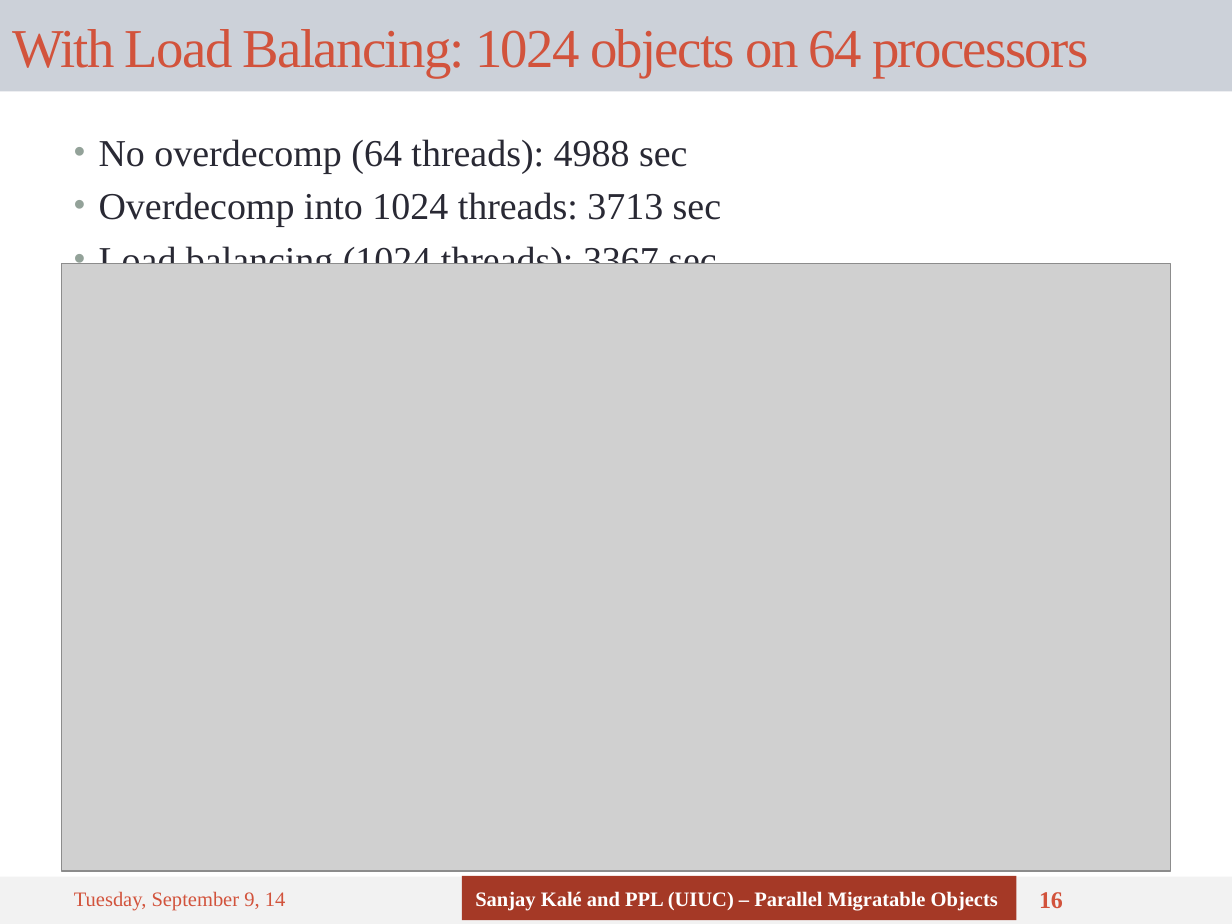
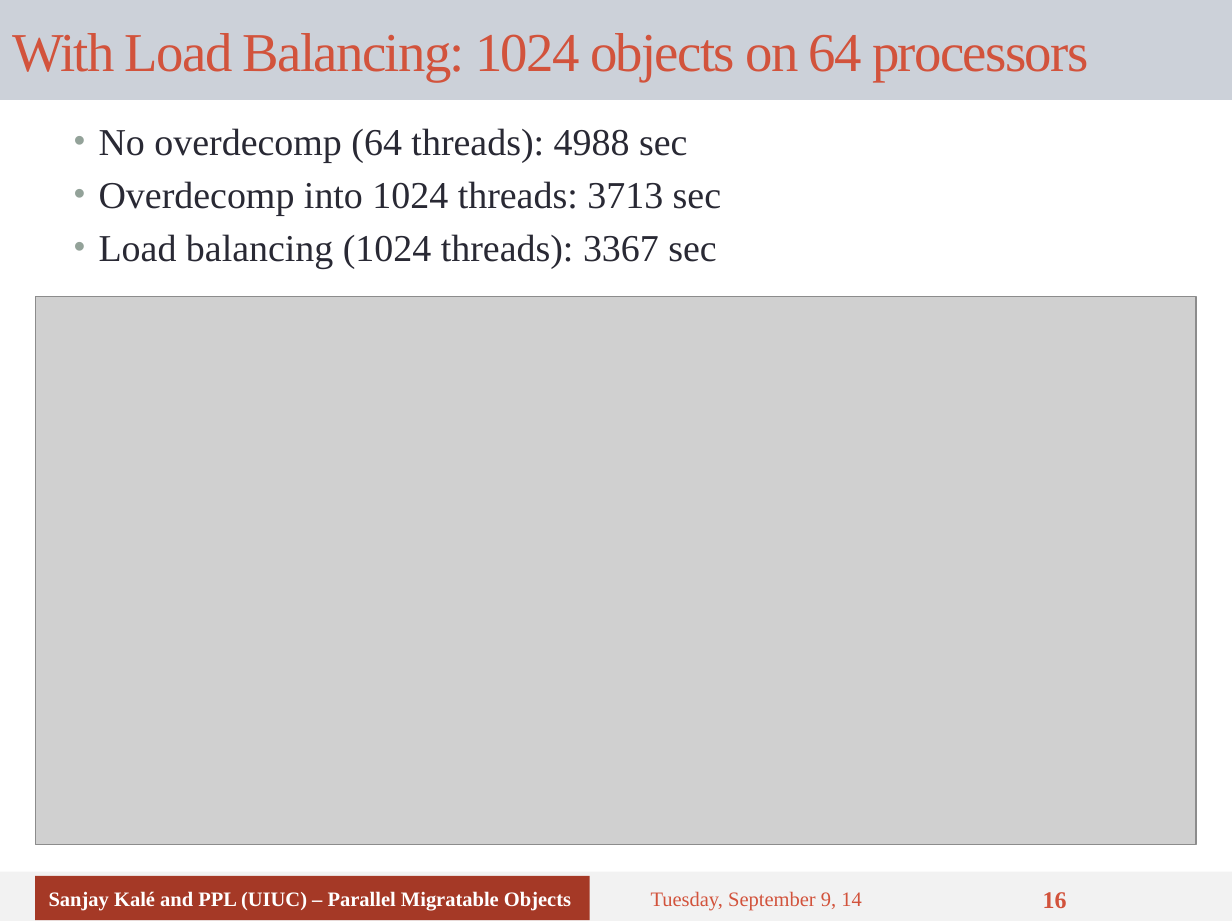
Before and after one commit to UIUC-PPL/charm_tutorial, a slide deck: slide 16 of tutorial-03-benefits.pptx. Drawn at 1232x924 pixels with LibreOffice and Linux fonts; fonts in the diff are those of the drawing; grey boxes stand for pictures. Boxes give left, top, right and bottom in pixels: in the first picture for what was removed or moved away, otherwise in the second. Text is boxed around its words. In the diff, an @@ line names an element or a change of style, - is before the commit and + after.

```diff
--- a/tutorial-03-benefits.pptx
+++ b/tutorial-03-benefits.pptx
@@ title "With Load Balancing: 1024 objects ...": place and size @@
-title "With Load Balancing: 1024 objects ..." at <box>0,0,1232,91</box>
+title "With Load Balancing: 1024 objects ..." at <box>0,0,1232,100</box>
@@ text "No overdecomp (64 threads): 4988 ..." at <box>99,128,721,269</box>: vertical alignment top to middle @@
@@ picture: place and size @@
-picture at <box>62,264,1170,871</box>
+picture at <box>36,296,1196,844</box>
@@ rectangle: place and size @@
-rectangle at <box>0,877,1232,924</box>
+rectangle at <box>0,872,1232,922</box>
@@ rectangle "Sanjay Kalé and PPL (UIUC) ...": place and size @@
-rectangle "Sanjay Kalé and PPL (UIUC) ..." at <box>462,876,1016,920</box>
+rectangle "Sanjay Kalé and PPL (UIUC) ..." at <box>36,876,590,920</box>
@@ text "Tuesday, September 9, 14": place and size @@
-text "Tuesday, September 9, 14" at <box>74,891,286,911</box>
+text "Tuesday, September 9, 14" at <box>651,891,862,911</box>
@@ page number: place and size @@
-page number at <box>1039,892,1063,908</box>
+page number at <box>1043,892,1067,908</box>
```
Also in this commit, not shown: 16 other slides changed.
